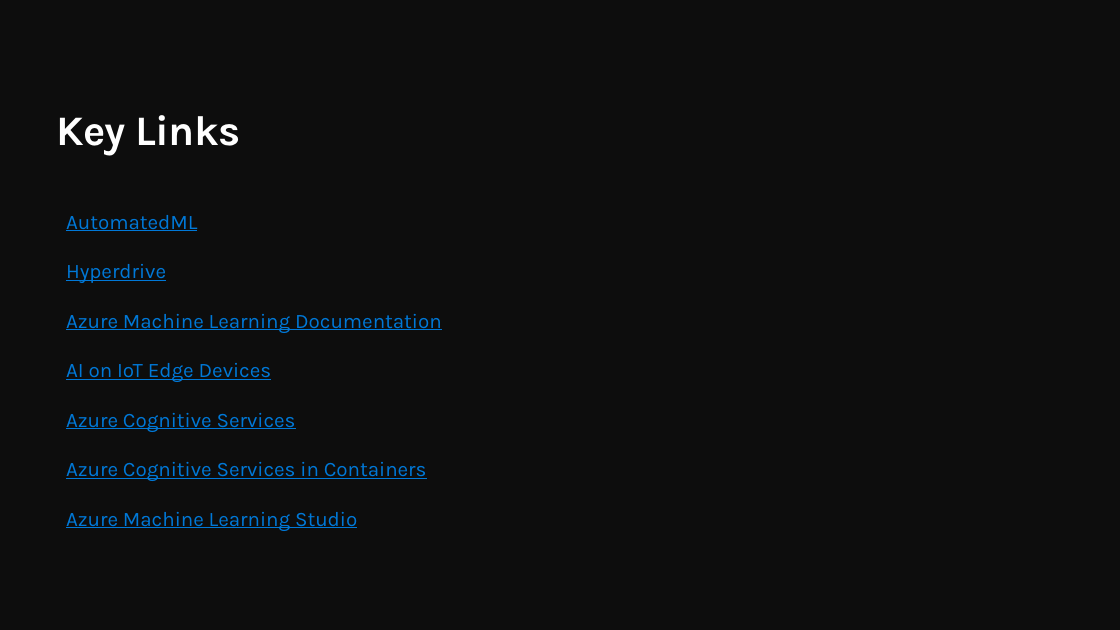
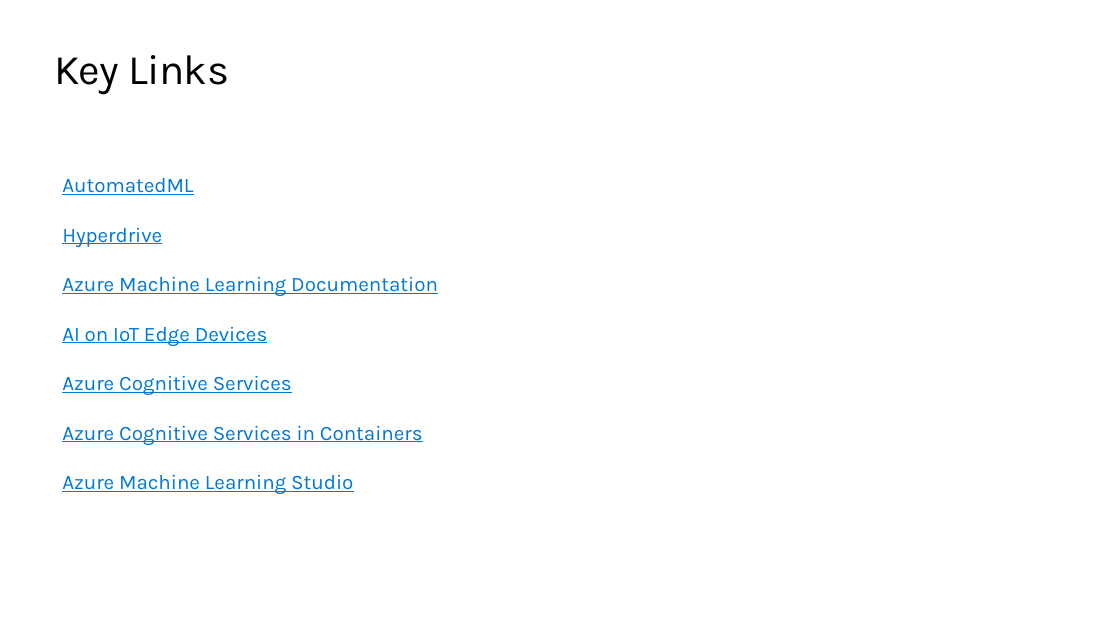
Before and after one commit to QuirkyDataScientist1978/Build-a-knowledge-mining-solution-using-Azure-AI, a slide deck: slide 12 of resources/slides/Opening.pptx (slide 10 before the commit). Drawn at 1120x630 pixels with LibreOffice and Linux fonts; fonts in the diff are those of the drawing; background and template pictures are left out. Boxes give left, top, right and bottom in pixels: in the first picture for what was removed or moved away, otherwise in the second. Text is boxed around its words. In the diff, an @@ line names an element or a change of style, - is before the commit and + after.

```diff
--- a/resources/slides/Opening.pptx
+++ b/resources/slides/Opening.pptx
@@ background #0D0D0D to #FFFFFF @@
@@ title "Key Links": place and size @@
-title "Key Links" at bbox=[56, 115, 240, 156]
+title "Key Links" at bbox=[54, 55, 229, 95]
@@ title "Key Links" at bbox=[54, 55, 229, 95]: text colour #FFFFFF to #000000, bold off; vertical alignment bottom to top @@
@@ text "AutomatedML": place and size @@
-text "AutomatedML" at bbox=[66, 215, 442, 531]
+text "AutomatedML" at bbox=[62, 178, 438, 494]
@@ text "AutomatedML" at bbox=[62, 178, 438, 494]: text colour #0078D7 to #0078D4 @@
```
Also in this commit, not shown: 13 other slides changed, 4 slides added, 2 slides removed.
